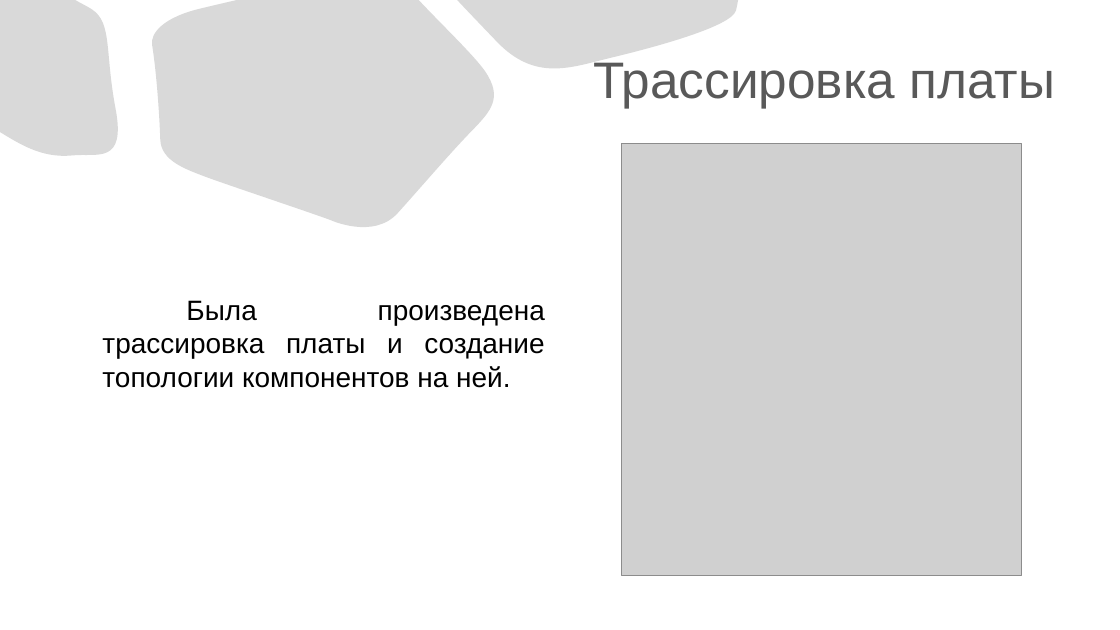
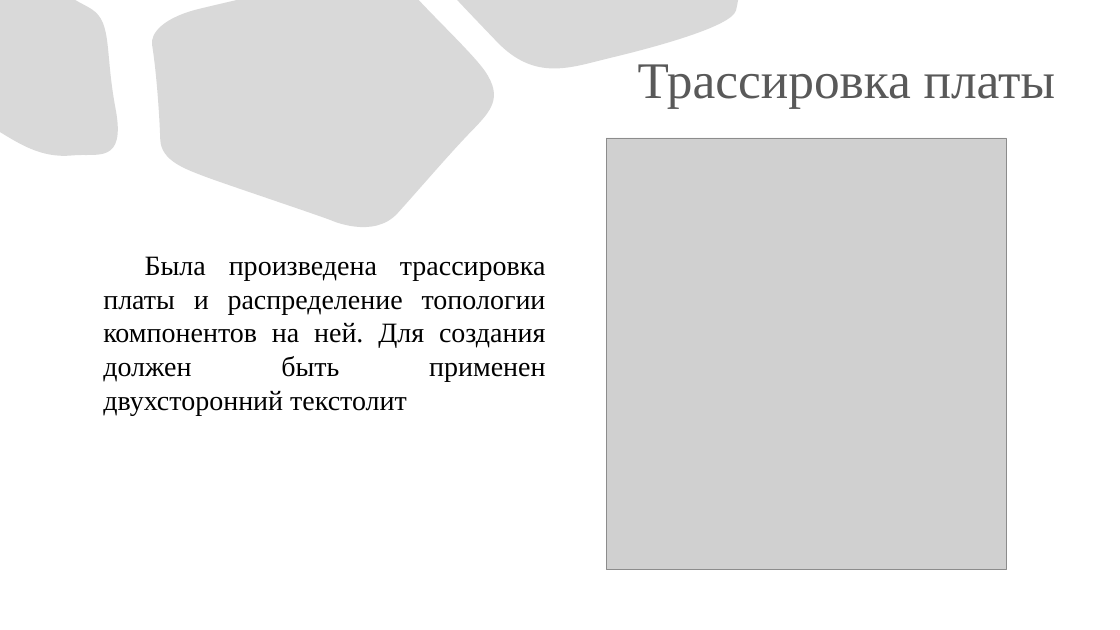
Before and after one commit to eterline/course-project-oscilloscope, a slide deck: slide 12 of save-to-usb/Презентация «Осциллограф».pptx (slide 11 before the commit). Drawn at 1120x630 pixels with LibreOffice and Linux fonts; fonts in the diff are those of the drawing; grey boxes stand for pictures. Boxes give left, top, right and bottom in pixels: in the first picture for what was removed or moved away, otherwise in the second. Text is boxed around its words. In the diff, an @@ line names an element or a change of style, - is before the commit and + after.

```diff
--- a/save-to-usb/Презентация «Осциллограф».pptx
+++ b/save-to-usb/Презентация «Осциллограф».pptx
@@ title "Трассировка платы" at (638, 64, 1055, 109): font Arial to Times New Roman @@
@@ picture: place and size @@
-picture at (621, 144, 1022, 576)
+picture at (607, 138, 1007, 570)
@@ text at (103, 256, 546, 415): text changed; font Arial to Times New Roman @@
-Была произведена трассировка платы и создание топологии компонентов на ней.
+Была произведена трассировка платы и распределение топологии компонентов на ней. Для создания должен быть применен двухсторонний текстолит
```
Also in this commit, not shown: 8 other slides changed, 9 slides added, 1 slide removed, 38 other files.
